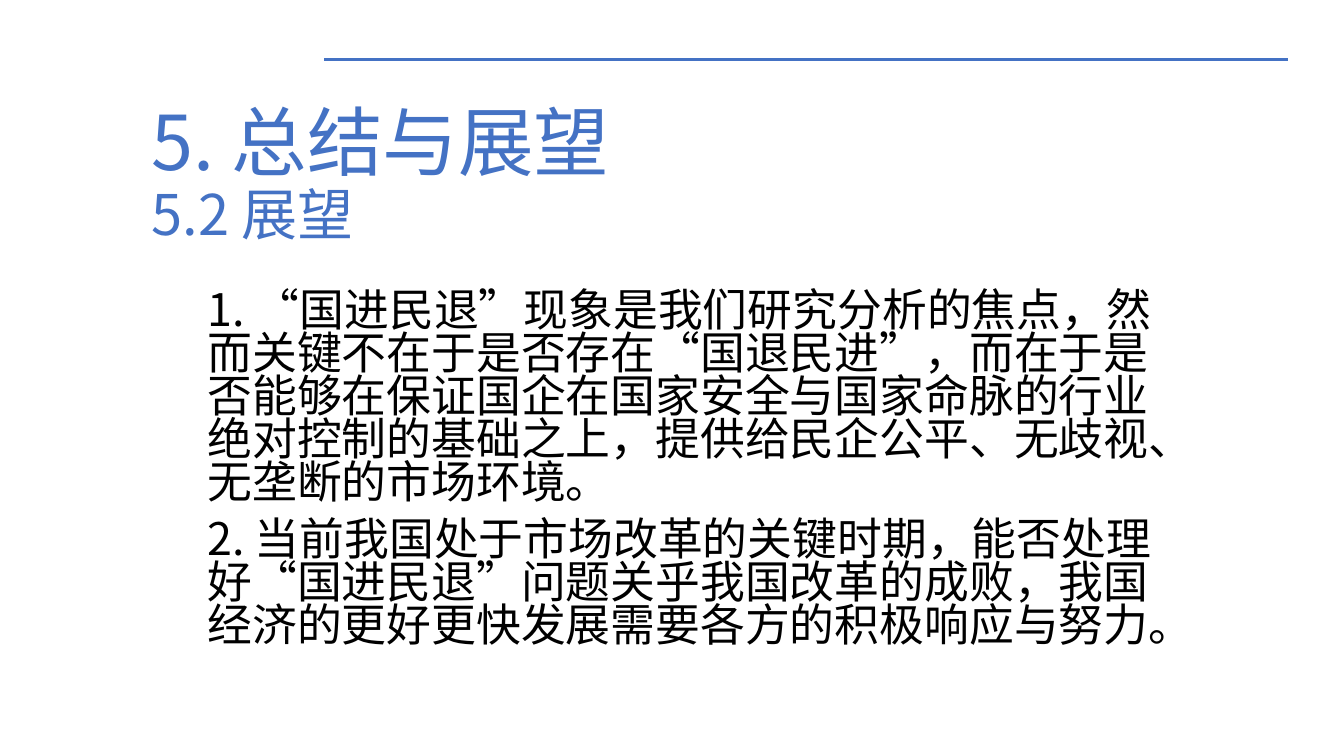
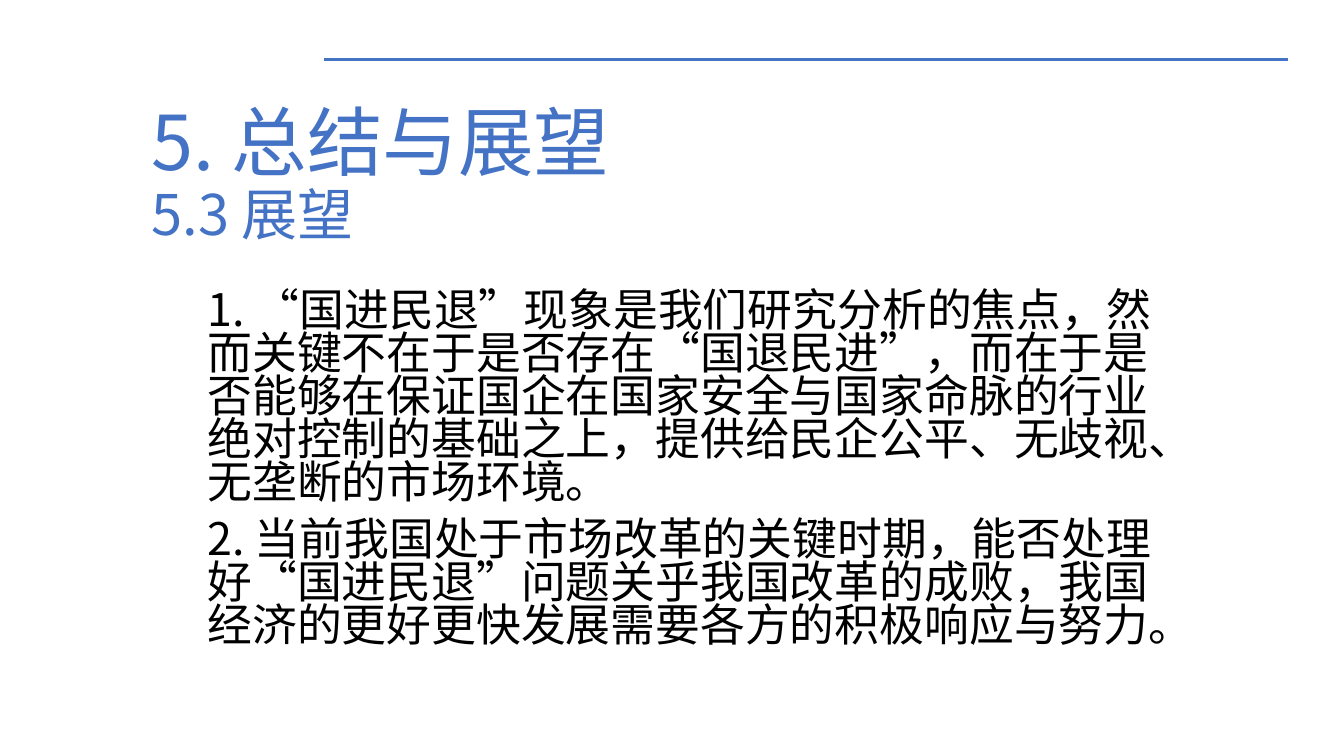
Before and after one commit to WilliamYi96/Humanities-and-Social-Sciences, a slide deck: slide 22 of Philosophy/the_basic_principle_of_marxism/国进民退现象分析/国进民退现象分析.pptx. Drawn at 1344x756 pixels with LibreOffice and Linux fonts; fonts in the diff are those of the drawing; background and template pictures are left out. Boxes give left, top, right and bottom in pixels: in the first picture for what was removed or moved away, otherwise in the second. Text is boxed around its words. In the diff, an @@ line names an element or a change of style, - is before the commit and + after.

```diff
--- a/Philosophy/the_basic_principle_of_marxism/国进民退现象分析/国进民退现象分析.pptx
+++ b/Philosophy/the_basic_principle_of_marxism/国进民退现象分析/国进民退现象分析.pptx
@@ title at bbox=[152, 106, 610, 240]: text changed @@
-5. 总结与展望
-5.2 展望
+5. 总结与展望
+5.3 展望
```
Also in this commit, not shown: 3 other slides changed.
